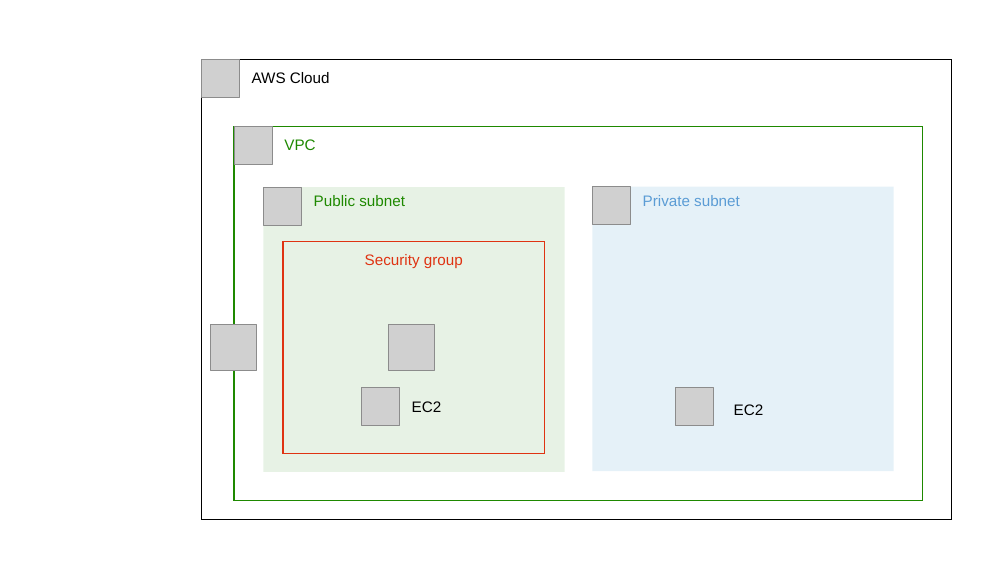
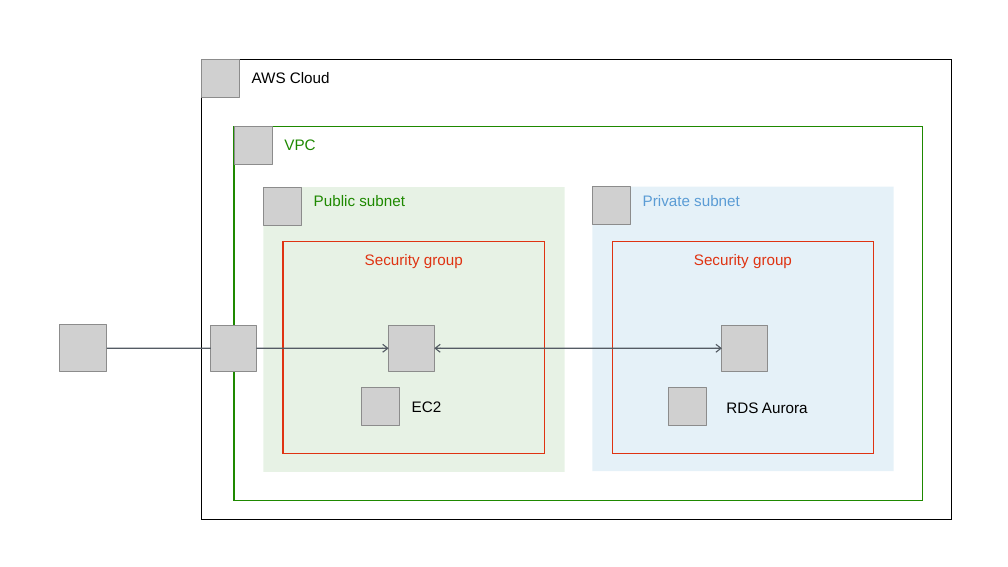
Before and after one commit to ichigo-1125/knowledge, a slide deck: slide 2 of assets/AWS.odp. Drawn at 1008x567 pixels with LibreOffice and Linux fonts; fonts in the diff are those of the drawing; grey boxes stand for pictures. Boxes give left, top, right and bottom in pixels: in the first picture for what was removed or moved away, otherwise in the second. Text is boxed around its words. In the diff, an @@ line names an element or a change of style, - is before the commit and + after.

```diff
--- a/assets/AWS.odp
+++ b/assets/AWS.odp
@@ rectangle added at (x1=613, y1=241, x2=874, y2=454), outline #DF3312 0.99 pt, 12 pt, text #DF3312 @@
+Security group
@@ picture added at (x1=59, y1=325, x2=106, y2=371) @@
@@ picture added at (x1=722, y1=326, x2=767, y2=371) @@
@@ line added from (107, 349) to (211, 349), #545B64 0.99 pt @@
@@ arrow added from (256, 349) to (389, 349), #545B64 0.99 pt @@
@@ double arrow added from (434, 349) to (722, 349), #545B64 0.99 pt @@
@@ picture moved from (x1=676, y1=388, x2=714, y2=426) to (x1=669, y1=388, x2=707, y2=426) @@
@@ text added at (x1=726, y1=402, x2=808, y2=413), 12 pt, text #000000 @@
+RDS Aurora
@@ text removed at (x1=734, y1=404, x2=764, y2=415) @@
-EC2
```
Also in this commit, not shown: 1 slide added, 11 other files.
